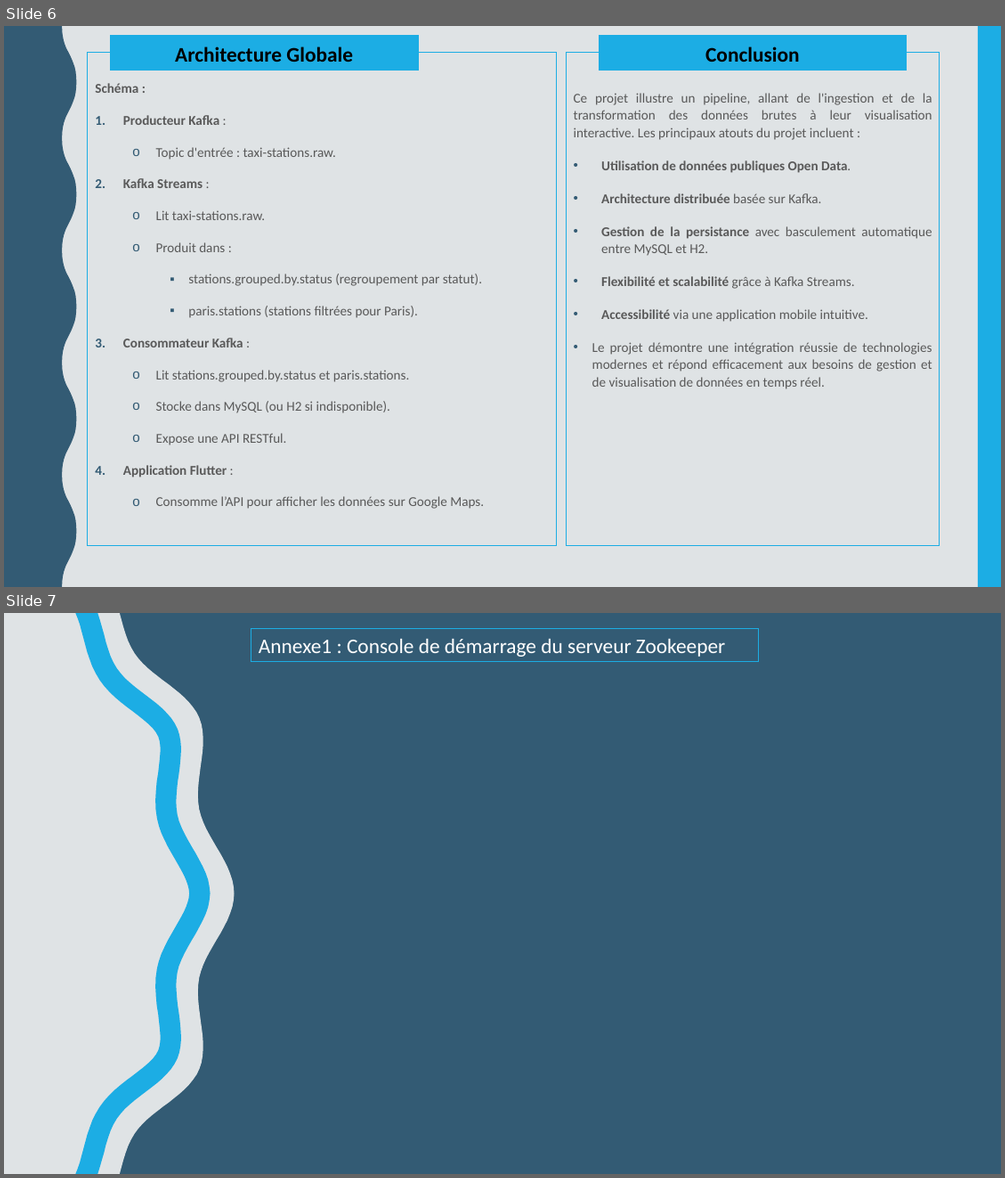
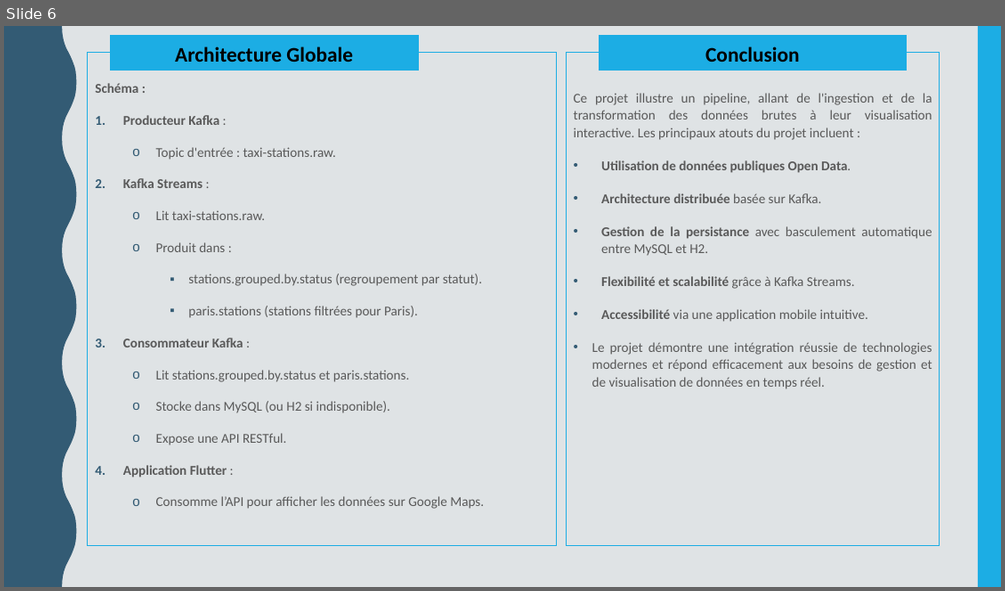
Before and after one commit to g-holali-david/kafka-project, a slide deck: project-files/project-presentation.pptx. Shown one above the other, each under a label of ours: slides 6 and 7 before the commit, slide 6 after it. The pictures are 1005x1178 and 1005x591 pixels, drawn with LibreOffice and Linux fonts; fonts in the diff are those of the drawing. Boxes give left, top, right and bottom in pixels: in the first picture for what was removed or moved away, otherwise in the second. Text is boxed around its words. In the diff, an @@ line names an element or a change of style, - is before the commit and + after.

```diff
--- a/project-files/project-presentation.pptx
+++ b/project-files/project-presentation.pptx
@@ slide 7 removed at (4, 613, 1001, 1174), background #335B74 @@
@@ freeform shape removed at (4, 613, 235, 1174) @@
@@ freeform shape removed at (76, 613, 210, 1174) @@
@@ rectangle removed at (251, 629, 760, 662) @@
-Annexe1 : Console de démarrage du serveur Zookeeper
```
Also in this commit, not shown: 2 other slides removed, 2 other files.
